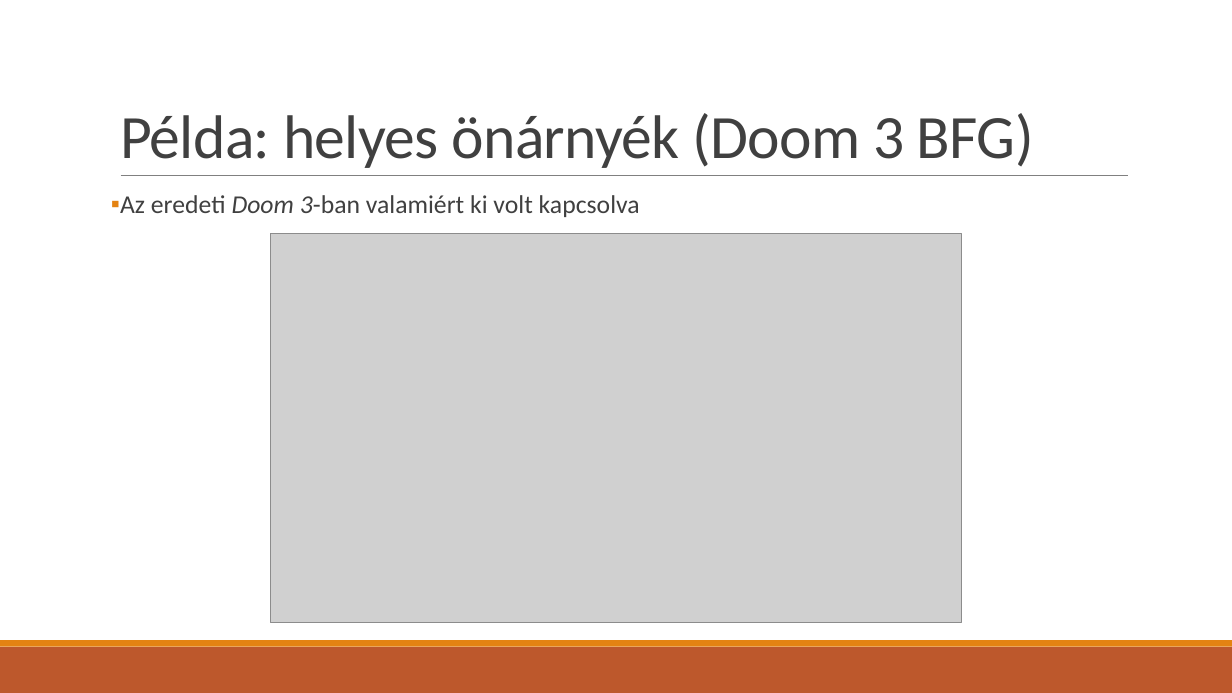
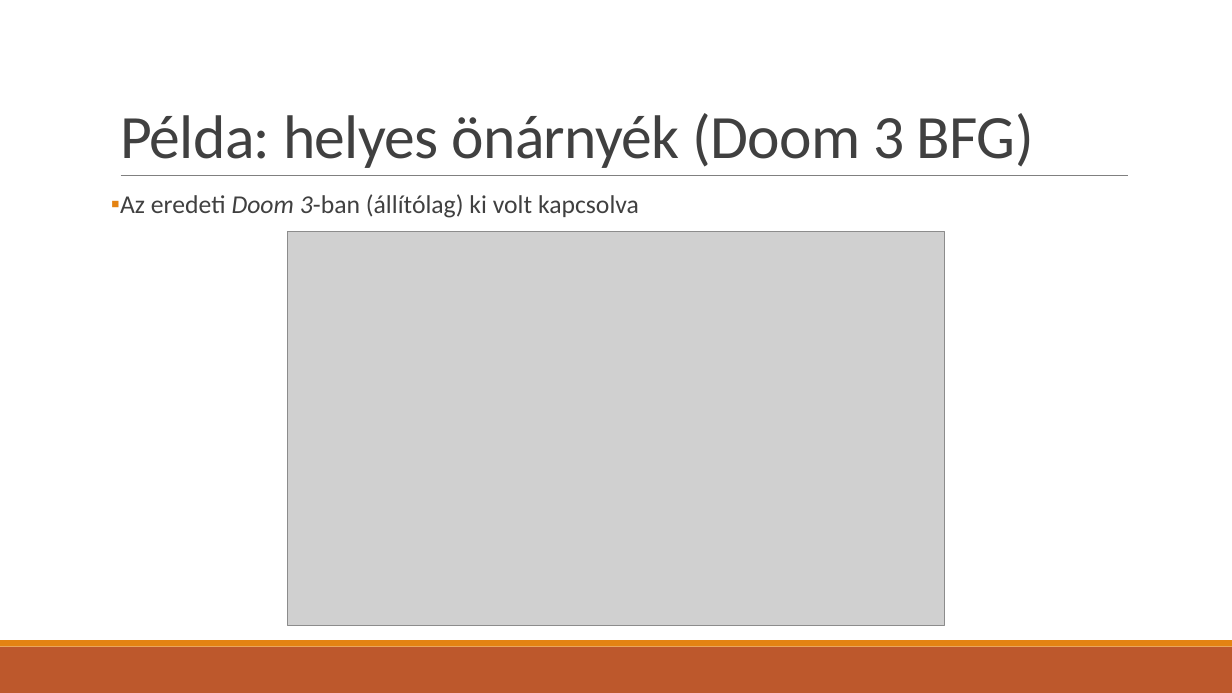
Before and after one commit to asylum2010/Asylum-s-ELTE-Exercises, a slide deck: slide 9 of GFX_EA_01.pptx. Drawn at 1232x693 pixels with LibreOffice and Linux fonts; fonts in the diff are those of the drawing; grey boxes stand for pictures. Boxes give left, top, right and bottom in pixels: in the first picture for what was removed or moved away, otherwise in the second. Text is boxed around its words. In the diff, an @@ line names an element or a change of style, - is before the commit and + after.

```diff
--- a/GFX_EA_01.pptx
+++ b/GFX_EA_01.pptx
@@ text at <box>120,194,639,218</box>: text changed @@
-▪ Az eredeti Doom 3-ban valamiért ki volt kapcsolva
+▪ Az eredeti Doom 3-ban (állítólag) ki volt kapcsolva
@@ picture: place and size @@
-picture at <box>271,234,962,623</box>
+picture at <box>288,231,945,625</box>
```
